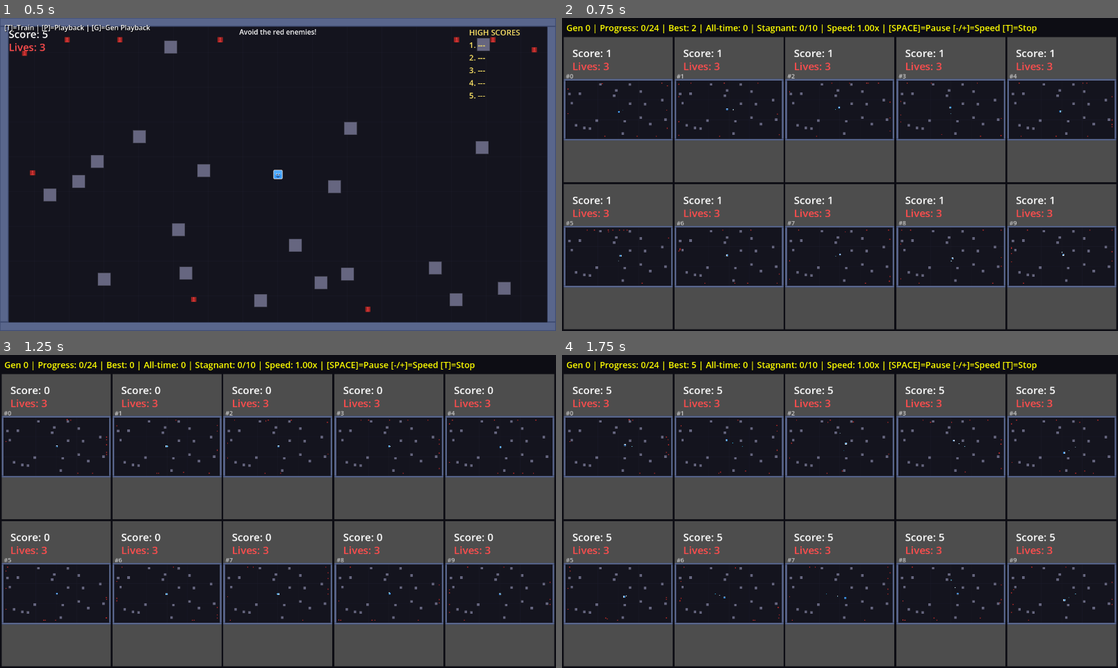
Above: before the commit, frames 1-4 (two rows, left to right).
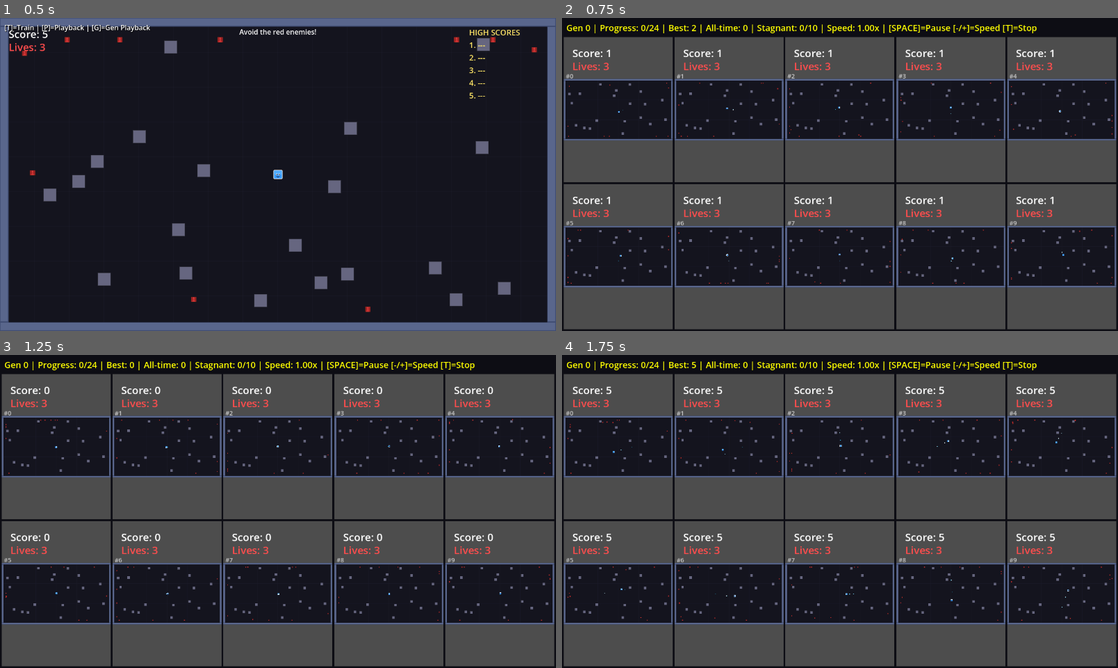
Above: after the commit, the same moments.

Repository: aryavolkan/evolve
Game: Godot game, scene res://main.tscn
The game is run twice, just before and just after one commit, with the same random seed, the same clock (stepped at 60 frames per second) and the same inputs.
Inputs:
- Up to frame 1 (0.5 s): no input
- Up to frame 2 (0.75 s): tap Enter (ui_accept) at 0.5 s; hold D (shoot_right) from 0.53 s (still down); hold T from 0.53 s (still down)
- Up to frame 3 (1.25 s): keep holding D (shoot_right); keep holding T; tap Enter (ui_accept) at 0.77 s
- Up to frame 4 (1.75 s): release D (shoot_right) at 1.28 s; release T at 1.28 s; hold S (shoot_down) from 1.28 s (still down); tap Shift at 1.35 s; tap Enter (ui_accept) at 1.52 s

Frame 1 is identical in both runs. In frame 2, 0.2% of the frame differs, in the area x 1-99%, y 20-85%; in frame 3, 0.2%; in frame 4, 0.3%.

Commit message:
Enable powerup spawning in training mode
Add deterministic powerup spawns to preset events system so AI can
learn to collect powerups. Powerups spawn every 8 seconds starting
at 3s, using the same fixed seed as obstacles/enemies.

Co-Authored-By: Claude Opus 4.5 <noreply@anthropic.com>

Diff:
--- a/main.gd
+++ b/main.gd
@@ -93,10 +93,13 @@
 	## Enable simplified game mode for AI training.
 	training_mode = enabled
 
-func set_preset_events(obstacles: Array, enemy_spawns: Array) -> void:
+var preset_powerup_spawns: Array = []  # [{time: float, pos: Vector2, type: int}, ...]
+
+func set_preset_events(obstacles: Array, enemy_spawns: Array, powerup_spawns: Array = []) -> void:
 	## Use pre-generated events for deterministic gameplay.
 	preset_obstacles = obstacles
 	preset_enemy_spawns = enemy_spawns.duplicate()  # Copy so we can pop from it
+	preset_powerup_spawns = powerup_spawns.duplicate()
 	use_preset_events = true
 
 static func generate_random_events(seed_value: int) -> Dictionary:
@@ -130,7 +133,7 @@
 
 	# Generate enemy spawn events - fewer enemies, slower scaling
 	var spawn_time: float = 0.0
-	var spawn_interval: float = 4.0  # Slower spawning (was 2.0)
+	var spawn_interval: float = 4.0  # Slower spawning
 	while spawn_time < 120.0:  # Cover 2 minutes of gameplay
 		spawn_time += spawn_interval
 		spawn_interval = maxf(spawn_interval * 0.98, 2.0)  # Gradually speed up but cap at 2s
@@ -144,7 +147,21 @@
 			3: pos = Vector2(2460, randf_range(100, 1340))  # Right
 		enemy_spawns.append({"time": spawn_time, "pos": pos, "type": 0})  # Type 0 = pawn
 
-	return {"obstacles": obstacles, "enemy_spawns": enemy_spawns}
+	# Generate powerup spawn events
+	var powerup_spawns: Array = []
+	var powerup_time: float = 3.0  # First powerup at 3 seconds
+	while powerup_time < 120.0:
+		var pos = Vector2(
+			randf_range(200, 2360),
+			randf_range(200, 1240)
+		)
+		# Skip if too close to center (player spawn)
+		if pos.distance_to(arena_center) > 200:
+			var powerup_type = randi() % 9  # 9 powerup types
+			powerup_spawns.append({"time": powerup_time, "pos": pos, "type": powerup_type})
+		powerup_time += 8.0  # Powerup every 8 seconds
+
+	return {"obstacles": obstacles, "enemy_spawns": enemy_spawns, "powerup_spawns": powerup_spawns}
 
 func _ready() -> void:
 	if game_seed > 0:
@@ -201,8 +218,14 @@
 		var spawn_interval = get_scaled_spawn_interval()
 		next_spawn_score += spawn_interval
 
-	# Spawn power-ups based on score (disabled in training mode for consistency)
-	if not training_mode and score >= next_powerup_score:
+	# Powerup spawning
+	if use_preset_events:
+		# Spawn from preset list based on elapsed time
+		var elapsed = score / 10.0
+		while preset_powerup_spawns.size() > 0 and preset_powerup_spawns[0].time <= elapsed:
+			var spawn_data = preset_powerup_spawns.pop_front()
+			spawn_powerup_at(spawn_data.pos, spawn_data.type)
+	elif score >= next_powerup_score:
 		var powerup_count = count_local_powerups()
 
 		if powerup_count >= MAX_POWERUPS:
@@ -270,6 +293,17 @@
 		enemy.apply_freeze()
 	elif slow_active:
 		enemy.apply_slow(SLOW_MULTIPLIER)
+
+
+func spawn_powerup_at(pos: Vector2, powerup_type: int) -> void:
+	## Spawn powerup at specific position with specific type (for preset events).
+	if count_local_powerups() >= MAX_POWERUPS:
+		return  # Don't exceed max powerups
+	var powerup = powerup_scene.instantiate()
+	powerup.position = pos
+	powerup.set_type(powerup_type)
+	powerup.collected.connect(_on_powerup_collected)
+	add_child(powerup)
 
 
 func spawn_initial_enemies() -> void:
--- a/training_manager.gd
+++ b/training_manager.gd
@@ -333,11 +333,12 @@
 
 	# Instantiate game scene with preset events (all individuals see same game)
 	var scene: Node2D = MainScenePacked.instantiate()
-	scene.set_training_mode(true)  # Simplified: no powerups
+	scene.set_training_mode(true)  # Simplified: only pawns
 	if generation_events.size() > 0:
-		# Deep copy enemy_spawns since it gets modified during gameplay
-		var events_copy = generation_events.enemy_spawns.duplicate(true)
-		scene.set_preset_events(generation_events.obstacles, events_copy)
+		# Deep copy spawn arrays since they get modified during gameplay
+		var enemy_copy = generation_events.enemy_spawns.duplicate(true)
+		var powerup_copy = generation_events.powerup_spawns.duplicate(true)
+		scene.set_preset_events(generation_events.obstacles, enemy_copy, powerup_copy)
 	viewport.add_child(scene)
 
 	# Get player and configure for AI
